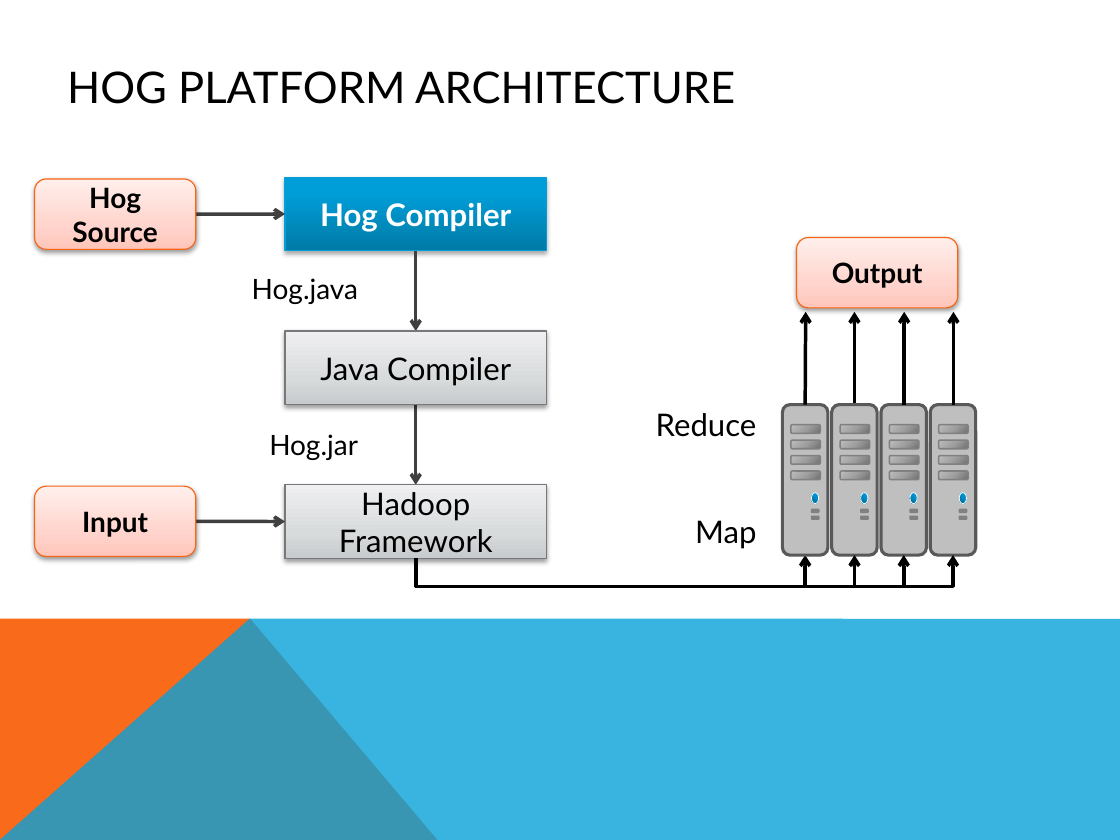
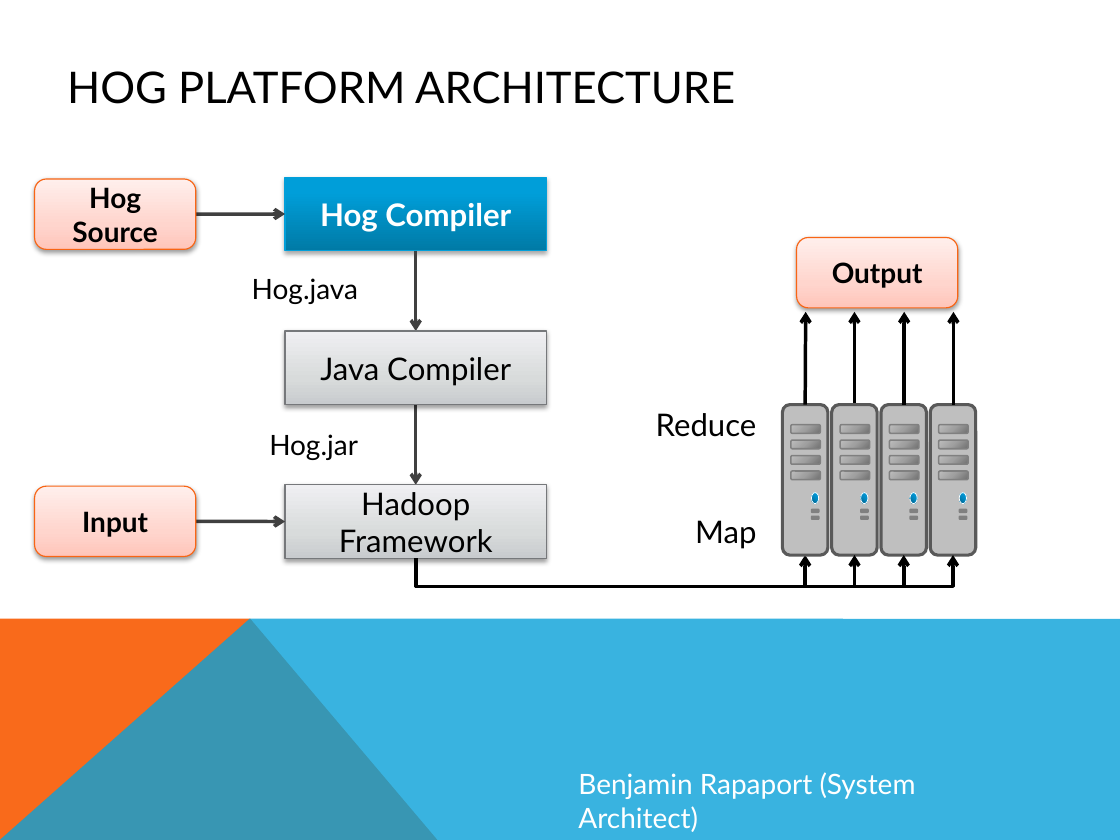
Before and after one commit to smessing/Hog, a slide deck: slide 16 of demo/demo.pptx. Drawn at 1120x840 pixels with LibreOffice and Linux fonts; fonts in the diff are those of the drawing. Boxes give left, top, right and bottom in pixels: in the first picture for what was removed or moved away, otherwise in the second. Text is boxed around its words. In the diff, an @@ line names an element or a change of style, - is before the commit and + after.

```diff
--- a/demo/demo.pptx
+++ b/demo/demo.pptx
@@ text added at [578, 772, 916, 832], 18 pt, text #FFFFFF @@
+Benjamin Rapaport (System Architect)
```
Also in this commit, not shown: 15 other slides changed.
